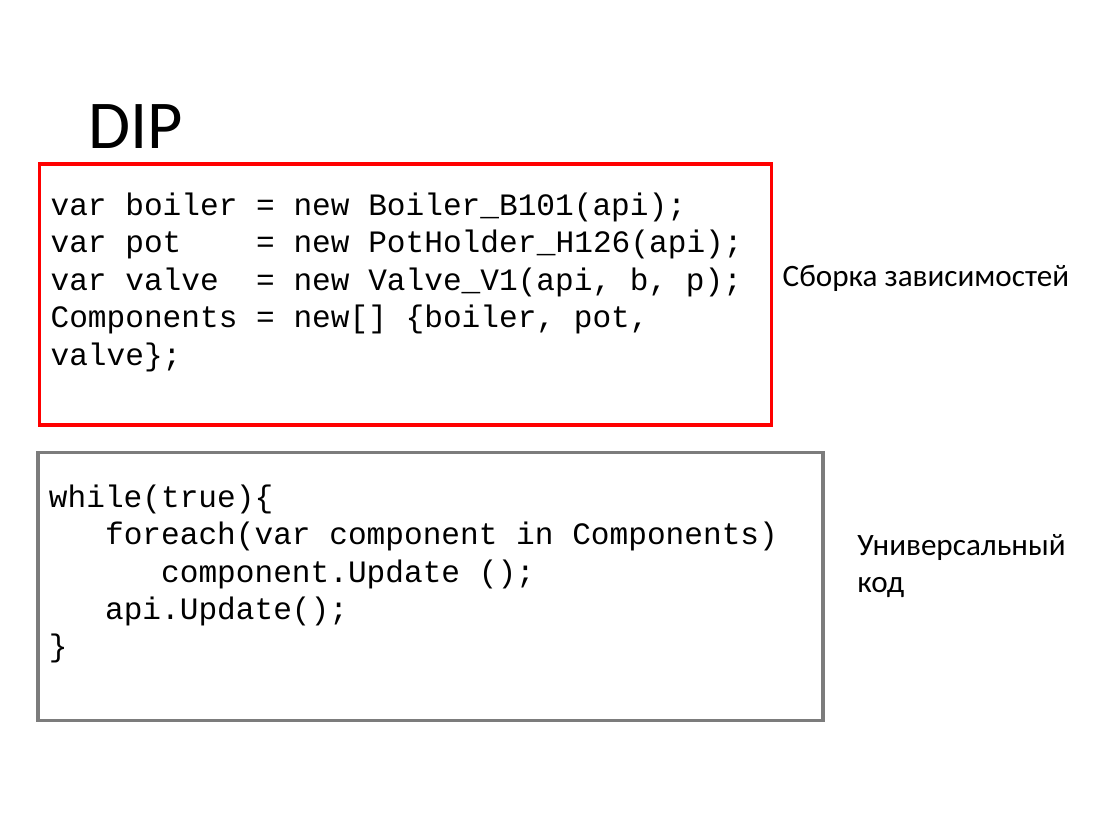
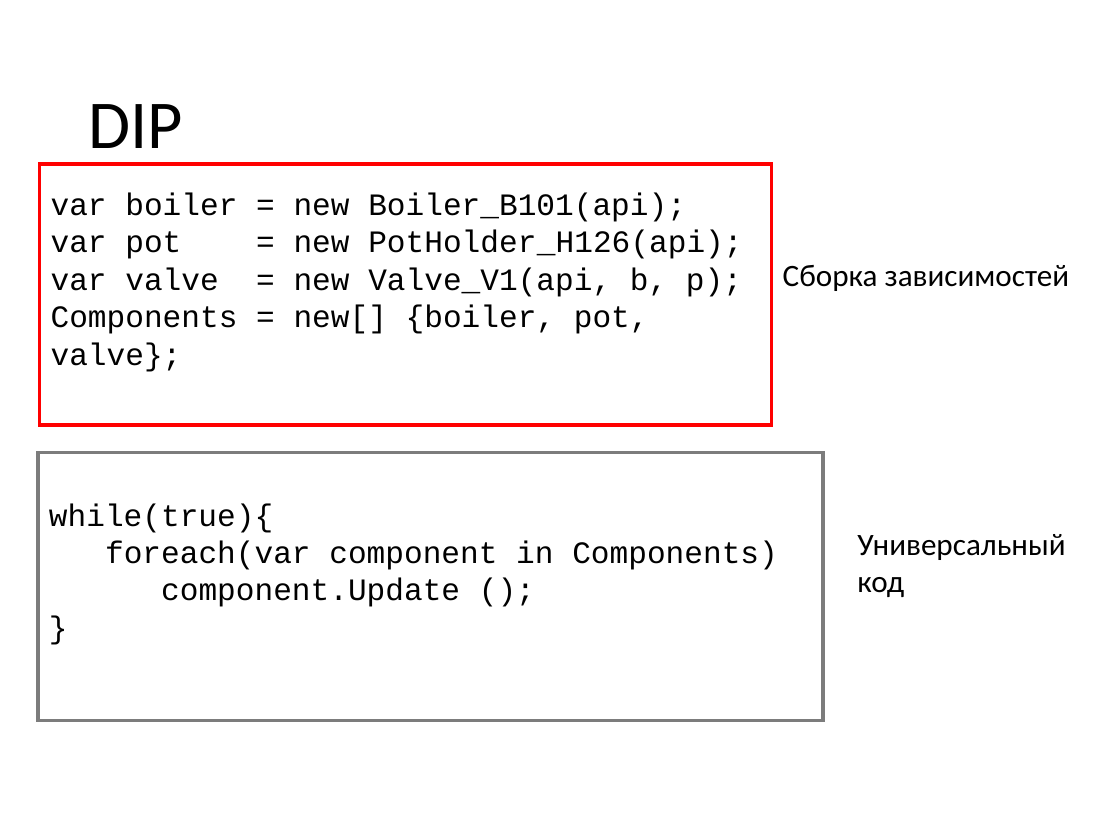
Before and after one commit to valertron/design, a slide deck: slide 67 of Design.pptx (slide 62 before the commit). Drawn at 1120x840 pixels with LibreOffice and Linux fonts; fonts in the diff are those of the drawing. Boxes give left, top, right and bottom in pixels: in the first picture for what was removed or moved away, otherwise in the second. Text is boxed around its words. In the diff, an @@ line names an element or a change of style, - is before the commit and + after.

```diff
--- a/Design.pptx
+++ b/Design.pptx
@@ text in rectangle at (105, 597, 348, 626): paragraph removed @@
-api.Update();
```
Also in this commit, not shown: 17 other slides changed, 19 slides added, 2 slides removed, 1 other file.
